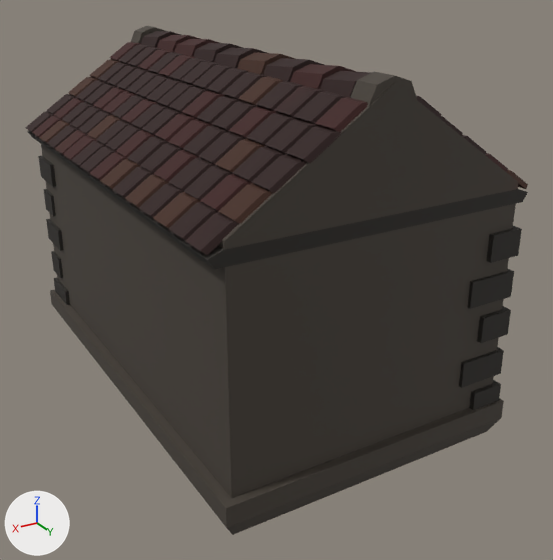
What one commit did to the glTF model Elf-Employment/assets/art/Buildings/Raw/Building_01.glb.
The view is the same before and after, from a camera (50 mm lens) standing at (1.55, 2.87, 1.76) and looking at (-0.06, 0.19, 0.42). The lights are fixed; the arrows at lower left show +X, +Y and +Z. Vertices at the same position are counted once.
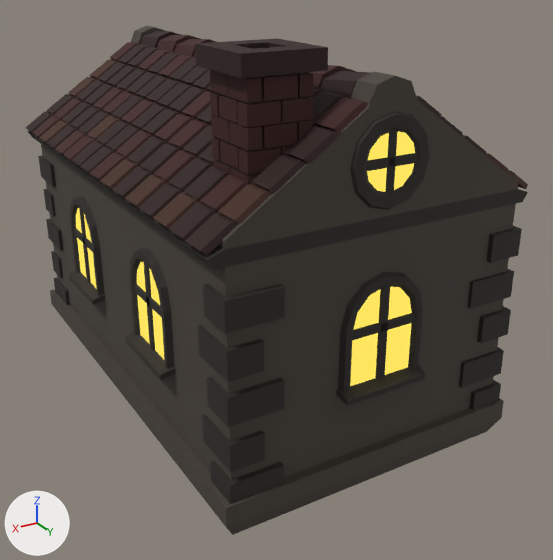
Commit message: Update building_01 model

Diff of the bpy script that builds the scene:
```diff
--- a/Elf-Employment/assets/art/Buildings/Raw/Building_01.glb.py
+++ b/Elf-Employment/assets/art/Buildings/Raw/Building_01.glb.py
@@ me_cube @@
-me_cube.from_pydata(...)  # 2241 vertices, 3295 faces; spans x -0.68..0.67, y -1.04..1.03, z -0.1..1.41
+me_cube.from_pydata(...)  # 2735 vertices, 4018 faces; spans x -0.68..0.67, y -1.04..1.06, z -0.1..1.49
+# me_cube part 1: the loose piece of 48 vertices spanning x -0.16..0.16, y -1.01..-0.99, z 0.98..1.3 is copied, and the copy is mirrored in y about the mesh origin; it spans x -0.16..0.16, y 0.99..1.01, z 0.98..1.3
+# me_cube part 2: a new loose piece, a box spanning x 0.41..0.62, y 0.88..1.02, z -0.04..0.14, in mat_house_1 (picture img_house_1_tex)
+# me_cube part 3: a new loose piece, a box spanning x 0.48..0.61, y 0.82..1.02, z 0.18..0.29, in mat_house_1 (picture img_house_1_tex)
+# me_cube part 4: a new loose piece, a box spanning x 0.41..0.62, y 0.88..1.02, z 0.36..0.47, in mat_house_1 (picture img_house_1_tex)
+# me_cube part 5: a new loose piece, a box spanning x 0.48..0.61, y 0.81..1.02, z 0.53..0.63, in mat_house_1 (picture img_house_1_tex)
+# me_cube part 6: a new loose piece, a box spanning x 0.41..0.62, y 0.88..1.02, z 0.7..0.81, in mat_house_1 (picture img_house_1_tex)
+# me_cube part 7: the loose piece of 50 vertices spanning x -0.66..-0.59, y 0.36..0.73, z 0.31..0.76 is copied, and the copy is turned -90 degrees about the z axis through its middle, then moved by (0.63, 0.48, 0.0); it spans x -0.18..0.18, y 0.99..1.06, z 0.31..0.76
+# me_cube part 8: the loose piece of 50 vertices spanning x -0.66..-0.59, y 0.36..0.73, z 0.31..0.76 is copied, and the copy is turned 180 degrees about the z axis through its middle, then moved by (1.25, -0.15, 0.0); it spans x 0.59..0.66, y 0.21..0.57, z 0.31..0.76
+# me_cube part 9: the loose piece of 50 vertices spanning x -0.66..-0.59, y 0.36..0.73, z 0.31..0.76 is copied, and the copy is turned 180 degrees about the z axis through its middle, then moved by (1.25, -0.91, 0.0); it spans x 0.59..0.66, y -0.55..-0.18, z 0.31..0.76
+# me_cube part 10: a new loose piece, a box spanning x 0.398..0.447, y 0.625..0.743, z 1.348..1.414, in mat_house_1 (picture img_house_1_tex)
+# me_cube part 11: a new loose piece, a box spanning x 0.398..0.447, y 0.748..0.866, z 1.348..1.414, in mat_house_1 (picture img_house_1_tex)
+# me_cube part 12: a new loose piece, a box spanning x 0.398..0.447, y 0.683..0.801, z 1.275..1.341, in mat_house_1 (picture img_house_1_tex)
+# me_cube part 13: a new loose piece, a box spanning x 0.398..0.447, y 0.625..0.743, z 1.204..1.27, in mat_house_1 (picture img_house_1_tex)
+# me_cube part 14: a new loose piece, a box spanning x 0.398..0.447, y 0.748..0.866, z 1.204..1.27, in mat_house_1 (picture img_house_1_tex)
+# me_cube part 15: a new loose piece, a box spanning x 0.398..0.447, y 0.683..0.801, z 1.131..1.197, in mat_house_1 (picture img_house_1_tex)
+# me_cube part 16: a new loose piece, a box spanning x 0.398..0.447, y 0.625..0.743, z 1.054..1.121, in mat_house_1 (picture img_house_1_tex)
+# me_cube part 17: a new loose piece, a box spanning x 0.398..0.447, y 0.748..0.866, z 1.054..1.121, in mat_house_1 (picture img_house_1_tex)
+# me_cube part 18: a new loose piece, a box spanning x 0.214..0.263, y 0.748..0.866, z 1.348..1.414, in mat_house_1 (picture img_house_1_tex)
+# me_cube part 19: a new loose piece, a box spanning x 0.33..0.449, y 0.81..0.867, z 1.274..1.341, in mat_house_1 (picture img_house_1_tex)
+# me_cube part 20: a new loose piece, a box spanning x 0.271..0.389, y 0.818..0.867, z 1.348..1.414, in mat_house_1 (picture img_house_1_tex)
+# me_cube part 21: a new loose piece, a box spanning x 0.214..0.263, y 0.748..0.866, z 1.204..1.27, in mat_house_1 (picture img_house_1_tex)
+# me_cube part 22: a new loose piece, a box spanning x 0.212..0.324, y 0.81..0.867, z 1.274..1.341, in mat_house_1 (picture img_house_1_tex)
+# me_cube part 23: a new loose piece, a box spanning x 0.271..0.389, y 0.818..0.867, z 1.204..1.27, in mat_house_1 (picture img_house_1_tex)
+# me_cube part 24: a new loose piece, a box spanning x 0.33..0.449, y 0.81..0.867, z 1.131..1.197, in mat_house_1 (picture img_house_1_tex)
+# me_cube part 25: a new loose piece, a box spanning x 0.212..0.324, y 0.81..0.867, z 1.131..1.197, in mat_house_1 (picture img_house_1_tex)
+# me_cube part 26: a new loose piece, a box spanning x 0.33..0.449, y 0.626..0.675, z 1.274..1.341, in mat_house_1 (picture img_house_1_tex)
+# me_cube part 27: 32 vertices removed from x 0.19..0.45, y 0.62..0.88, z 1.1..1.26; 72 vertices added at x -0.1..0.48, y 0.6..1.01, z 1.04..1.49
+# me_cube part 28: 16 vertices added at x -0.15..0.15, y 1.0..1.02, z 0.34..0.73
+# me_cube part 29: 16 vertices added at x 0.61..0.62, y 0.24..0.54, z 0.34..0.73
+# me_cube part 30: 16 vertices added at x 0.61..0.62, y -0.52..-0.21, z 0.34..0.73
 me_cube.materials.append(mat_house_1)
```

What differs and where, as boxes (x1, y1, x2, y2) in the pictures (553 x 560 px):
part 1 of me_cube, added
    after: (350, 111, 430, 210)
part 2 of me_cube, added (black)
    after: (210, 461, 284, 504)
part 3 of me_cube, added (black)
    after: (202, 415, 265, 472)
part 4 of me_cube, added (black)
    after: (207, 377, 284, 427)
part 5 of me_cube, added (black)
    after: (198, 325, 264, 382)
part 6 of me_cube, added (black)
    after: (203, 284, 285, 333)
part 7 of me_cube, added
    after: (336, 272, 425, 406)
part 8 of me_cube, added
    after: (126, 248, 176, 380)
part 9 of me_cube, added
    after: (69, 197, 106, 305)
part 10 of me_cube, added
    after: (210, 70, 228, 96)
part 11 of me_cube, added (brown)
    after: (228, 75, 262, 102)
part 12 of me_cube, added (brown)
    after: (219, 95, 238, 123)
part 13 of me_cube, added
    after: (211, 115, 230, 142)
part 14 of me_cube, added (brown)
    after: (229, 122, 262, 150)
part 15 of me_cube, added
    after: (220, 141, 239, 169)
part 16 of me_cube, added
    after: (213, 160, 231, 175)
part 17 of me_cube, added
    after: (230, 168, 260, 185)
part 18 of me_cube, added
    after: (298, 73, 313, 97)
part 19 of me_cube, added (brown)
    after: (238, 101, 281, 127)
part 20 of me_cube, added (black)
    after: (262, 74, 298, 101)
part 21 of me_cube, added
    after: (297, 120, 313, 140)
part 22 of me_cube, added (black)
    after: (281, 97, 314, 123)
part 23 of me_cube, added (black)
    after: (262, 122, 297, 148)
part 24 of me_cube, added (black)
    after: (238, 147, 281, 174)
